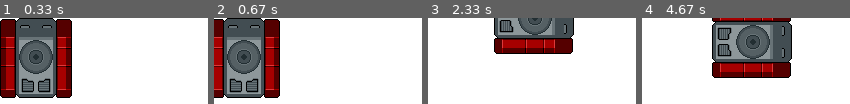
Above: before the commit, frames 1-4 (left to right).
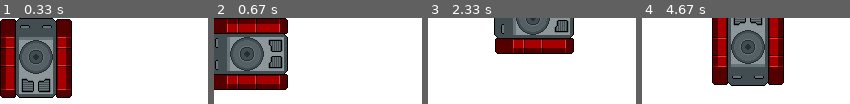
Above: after the commit, the same moments.

Repository: samedit66/pygame_2024
Game: pygame game, started from 3_занятие/tank.py
Two runs of this game, one before a commit and one after it. Both use one fixed random seed, a clock stepped at 60 frames per second and the inputs below.
Inputs:
- Up to frame 1 (0.33 s): no input
- Up to frame 2 (0.67 s): tap A at 0.33 s
- Up to frame 3 (2.33 s): hold Right 0.67-1.13 s; hold Up 1.17-1.47 s; hold Right 1.5-1.97 s; hold Left from 2 s (still down)
- Up to frame 4 (4.67 s): release Left at 2.53 s; hold Down 2.57-2.87 s; hold Left 2.9-3.3 s; hold Up 3.33-3.7 s; hold Right 3.73-4.37 s; hold Down from 4.4 s (still down)

Frame 1 is identical in both runs. In frame 2, 26% of the frame differs, in the area x 0-36%, y 0-94%; in frame 3, 5.9%; in frame 4, 23%.

Commit message:
добавил поворот танка влево и вниз

Diff:
--- a/3_занятие/tank.py
+++ b/3_занятие/tank.py
@@ -5,6 +5,8 @@
         self.image = pygame.image.load(file_image).convert_alpha()
         self.up_image = self.image
         self.right_image = pygame.transform.rotate(self.image, -90)
+        self.left_image = pygame.transform.rotate(self.image, +90)
+        self.down_image = pygame.transform.rotate(self.image, -180)
 
         self.rect = self.image.get_rect(topleft=position)
         self.move_x = 0
@@ -18,6 +20,7 @@
 
         if key[pygame.K_LEFT] or key[pygame.K_a]:
             self.move_x = -2
+            self.image = self.left_image
         elif key[pygame.K_RIGHT] or key[pygame.K_d]:
             self.move_x = 2
             self.image = self.right_image
@@ -26,6 +29,7 @@
             self.image = self.up_image
         elif key[pygame.K_DOWN] or key[pygame.K_s]:
             self.move_y = 2
+            self.image = self.down_image
 
 
     def update(self):
